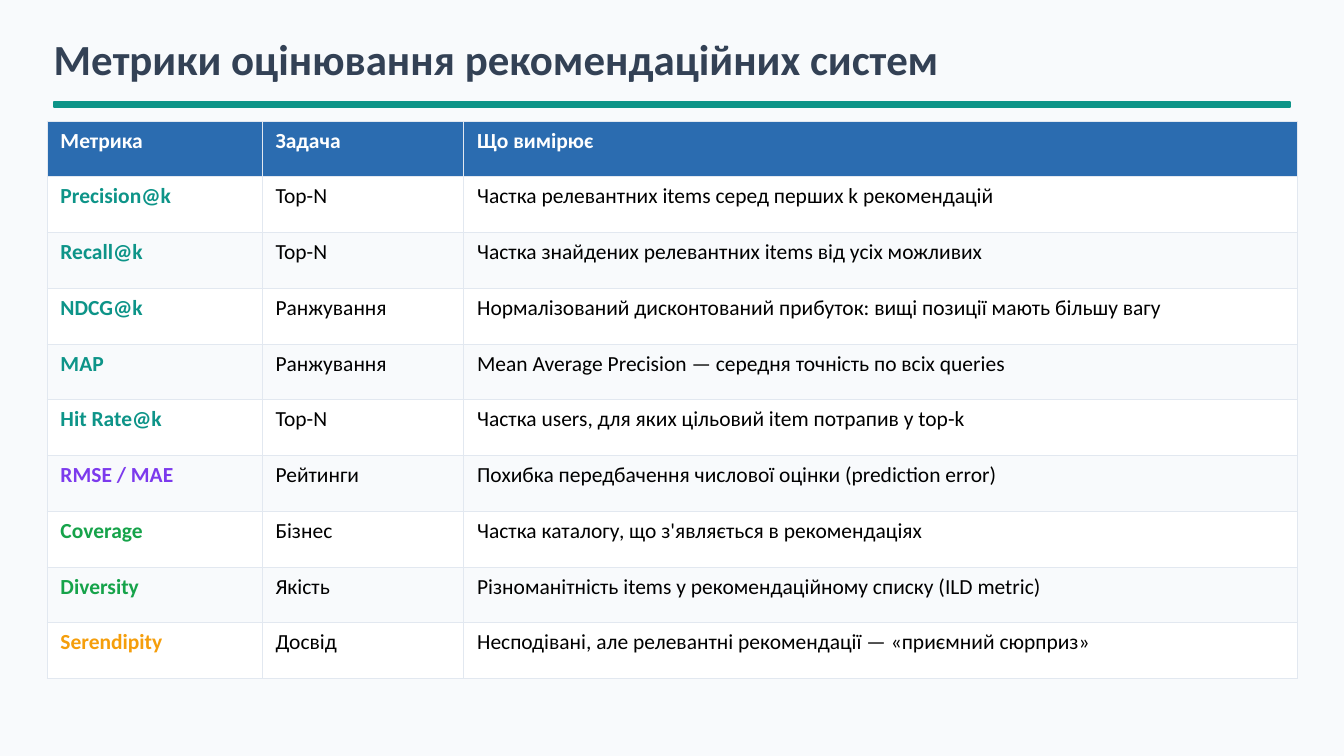
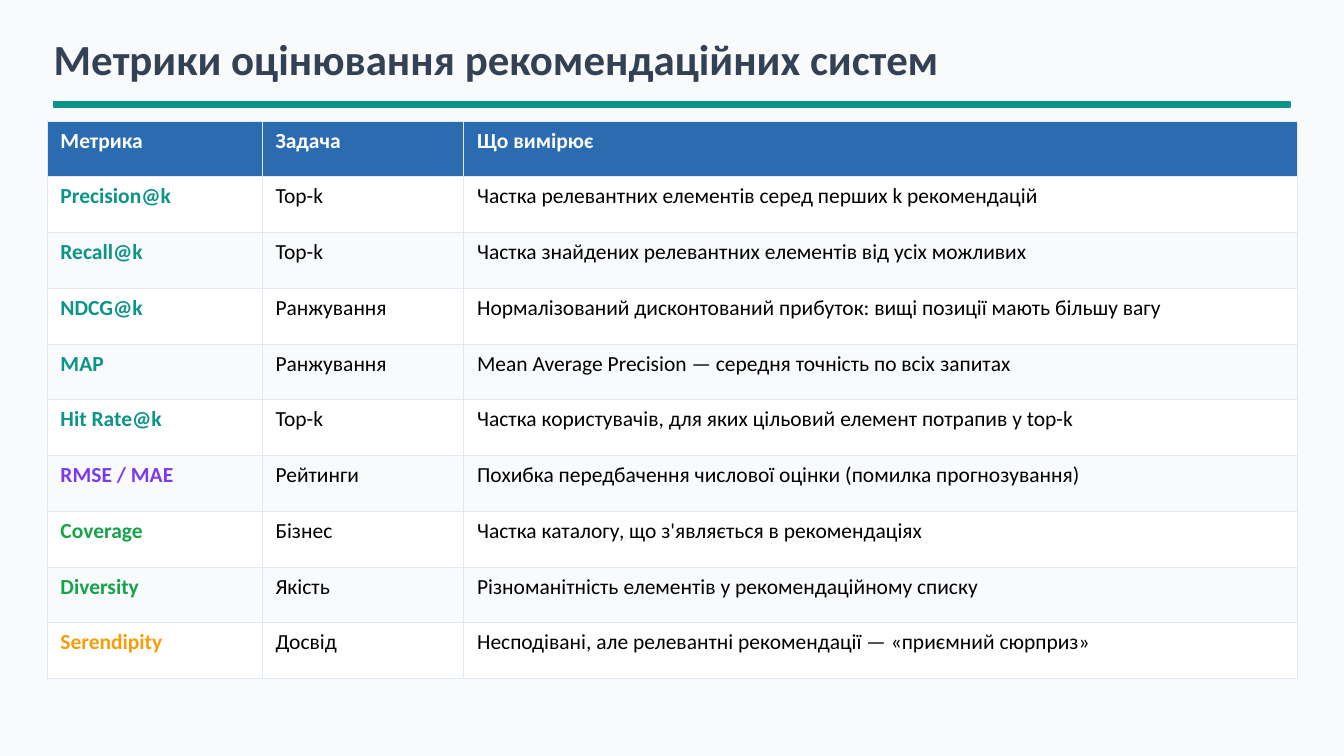
Before and after one commit to BohdanRomaniuk/IAC-Group-Recommender, a slide deck: slide 23 of docs/Presentation - Recommendation Systems. Theoretical Approaches.pptx. Drawn at 1344x756 pixels with LibreOffice and Linux fonts; fonts in the diff are those of the drawing. Boxes give left, top, right and bottom in pixels: in the first picture for what was removed or moved away, otherwise in the second. Text is boxed around its words. In the diff, an @@ line names an element or a change of style, - is before the commit and + after.

```diff
--- a/docs/Presentation - Recommendation Systems. Theoretical Approaches.pptx
+++ b/docs/Presentation - Recommendation Systems. Theoretical Approaches.pptx
@@ table at [47,121,1297,679] @@
-row 2, column 2: Top-N
+row 2, column 2: Top-k
-row 2, column 3: Частка релевантних items серед перших k рекомендацій
+row 2, column 3: Частка релевантних елементів серед перших k рекомендацій
-row 3, column 2: Top-N
+row 3, column 2: Top-k
-row 3, column 3: Частка знайдених релевантних items від усіх можливих
+row 3, column 3: Частка знайдених релевантних елементів від усіх можливих
-row 5, column 3: Mean Average Precision — середня точність по всіх queries
+row 5, column 3: Mean Average Precision — середня точність по всіх запитах
-row 6, column 2: Top-N
+row 6, column 2: Top-k
-row 6, column 3: Частка users, для яких цільовий item потрапив у top-k
+row 6, column 3: Частка користувачів, для яких цільовий елемент потрапив у top-k
-row 7, column 3: Похибка передбачення числової оцінки (prediction error)
+row 7, column 3: Похибка передбачення числової оцінки (помилка прогнозування)
-row 9, column 3: Різноманітність items у рекомендаційному списку (ILD metric)
+row 9, column 3: Різноманітність елементів у рекомендаційному списку
```
Also in this commit, not shown: 13 other slides changed, 3 slides removed, 1 other file.
